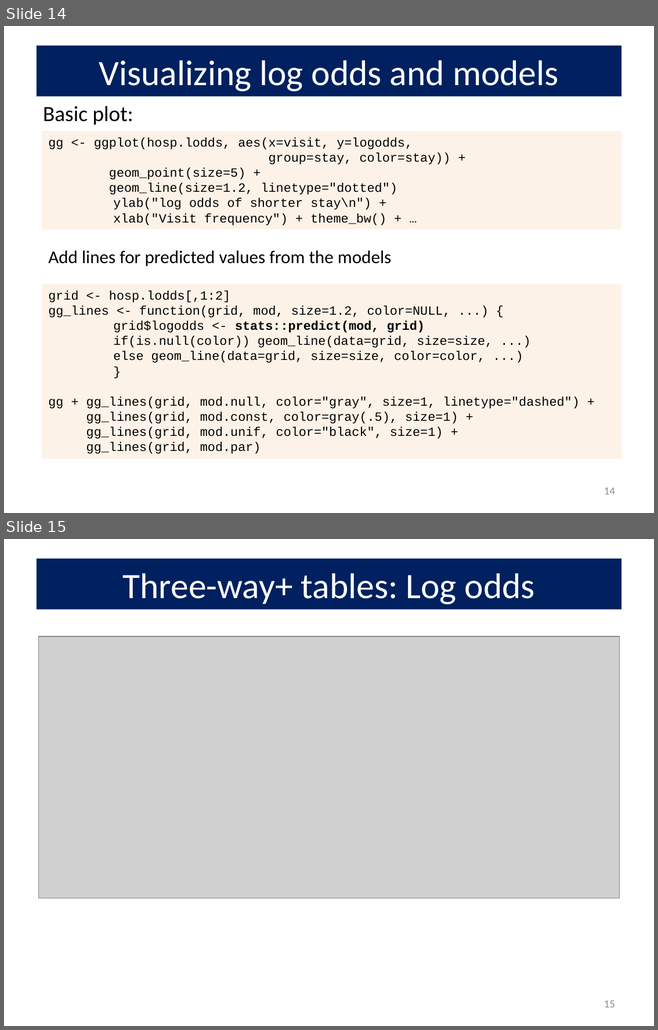
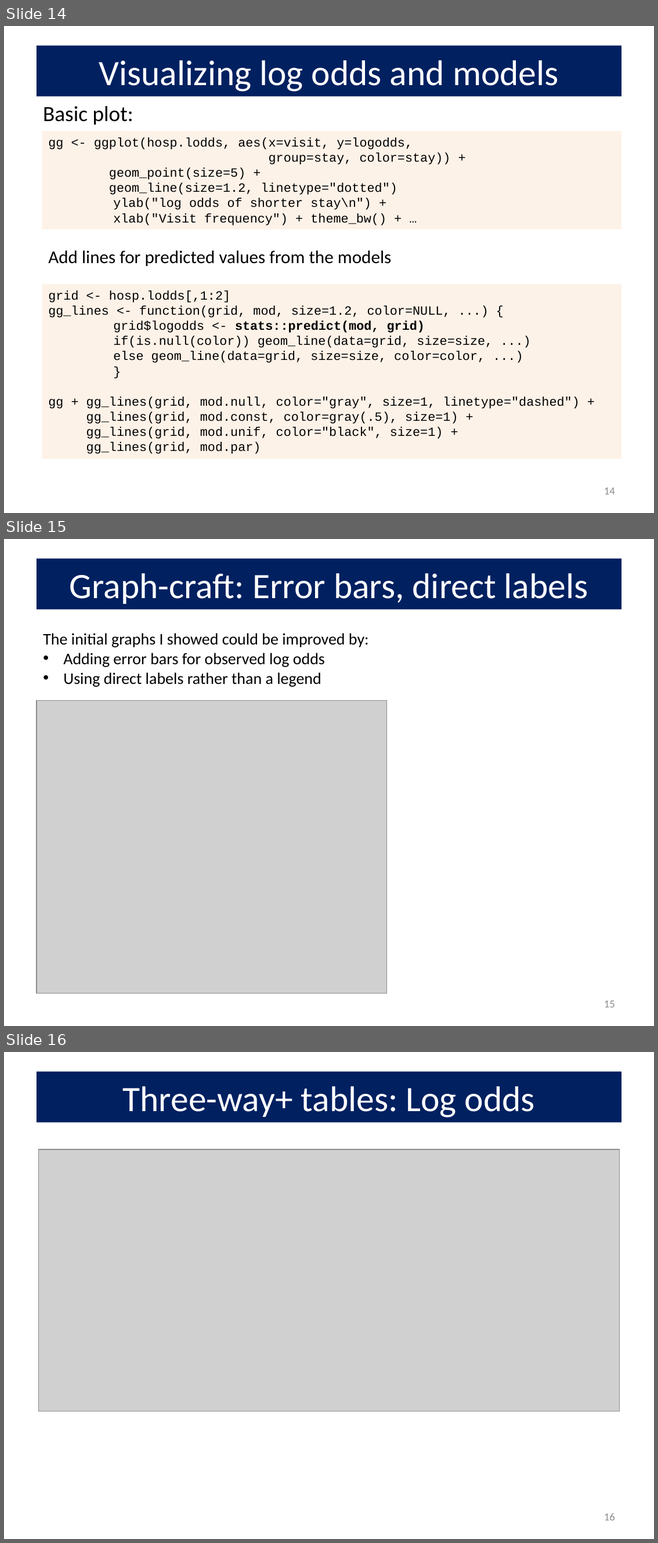
Before and after one commit to friendly/psy6136, a slide deck: docs/lectures/10-Log-Odds.pptx. Shown one above the other, each under a label of ours: slides 14 and 15 before the commit, slides 14, 15 and 16 after it. The pictures are 658x1030 and 658x1543 pixels, drawn with LibreOffice and Linux fonts; fonts in the diff are those of the drawing; grey boxes stand for pictures. Boxes give left, top, right and bottom in pixels: in the first picture for what was removed or moved away, otherwise in the second. Text is boxed around its words. In the diff, an @@ line names an element or a change of style, - is before the commit and + after.

```diff
--- a/docs/lectures/10-Log-Odds.pptx
+++ b/docs/lectures/10-Log-Odds.pptx
@@ slide 15 added at (x1=4, y1=539, x2=654, y2=1026), background #FFFFFF @@
@@ title added at (x1=36, y1=559, x2=621, y2=609), fill #002060, 39.6 pt, text #FFFFFF @@
+Graph-craft: Error bars, direct labels
@@ text added at (x1=43, y1=633, x2=369, y2=687), 18 pt, text #000000 @@
+The initial graphs I showed could be improved by:
+• Adding error bars for observed log odds
+• Using direct labels rather than a legend
@@ picture added at (x1=36, y1=701, x2=387, y2=994) @@
@@ page number added at (x1=604, y1=1001, x2=615, y2=1008), 12 pt, text #8C8C8C @@
+15
@@ what was slide 15 is now slide 16 @@
@@ page number at (x1=604, y1=1513, x2=615, y2=1521): text changed @@
-15
+16
```
Also in this commit, not shown: 2 slides changed, 8 other files.
